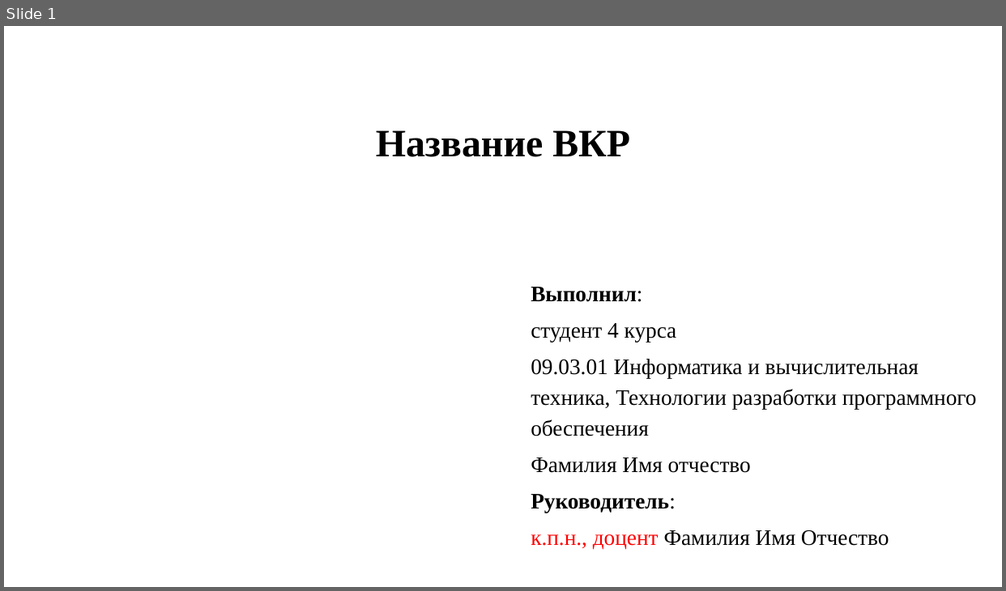
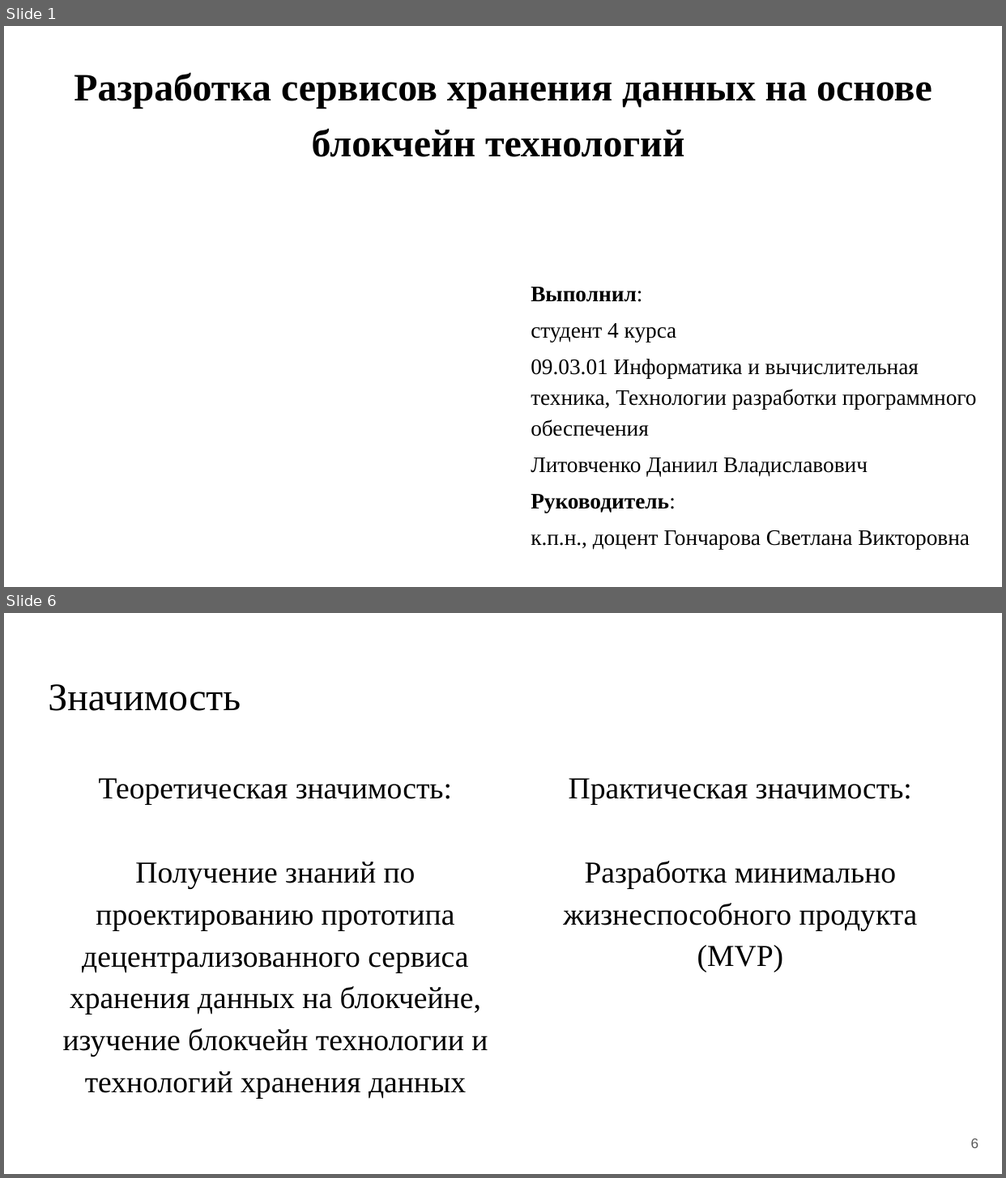
Before and after one commit to DaniilLitvochenko/prediplom_pract, a slide deck: Литовченко Д.В. ИСР2.pptx. Shown one above the other, each under a label of ours: slide 1 before the commit, slides 1 and 6 after it; the slides between them are not shown. The pictures are 1006x591 and 1006x1178 pixels, drawn with LibreOffice and Linux fonts; fonts in the diff are those of the drawing. Boxes give left, top, right and bottom in pixels: in the first picture for what was removed or moved away, otherwise in the second. Text is boxed around its words. In the diff, an @@ line names an element or a change of style, - is before the commit and + after.

```diff
--- a/Литовченко Д.В. ИСР2.pptx
+++ b/Литовченко Д.В. ИСР2.pptx
@@ slide 6 added at [4,613,1002,1174], background #FFFFFF @@
@@ title added at [48,684,241,711], 28 pt, text #000000 @@
+Значимость
@@ text added at [63,778,488,1099], 22 pt, text #000000 @@
+Теоретическая значимость:
+Получение знаний по проектированию прототипа децентрализованного сервиса хранения данных на блокчейне, изучение блокчейн технологии и технологий хранения данных
@@ text added at [563,778,918,973], 22 pt, text #000000 @@
+Практическая значимость:
+Разработка минимально жизнеспособного продукта (MVP)
@@ page number added at [971,1139,979,1148], 10 pt, text #595959 @@
+6
@@ slide 1 changed as well @@
@@ title at [74,72,932,157]: text changed @@
-Название ВКР
+Разработка сервисов хранения данных на основе блокчейн технологий
@@ subtitle at [530,458,867,476]: text changed @@
-Фамилия Имя отчество
+Литовченко Даниил Владиславович
@@ subtitle at [530,531,970,549]: text changed @@
-к.п.н., доцент Фамилия Имя Отчество
+к.п.н., доцент Гончарова Светлана Викторовна
```
Also in this commit, not shown: 1 other slide changed, 8 other slides added, 6 slides removed, 1 other file.
